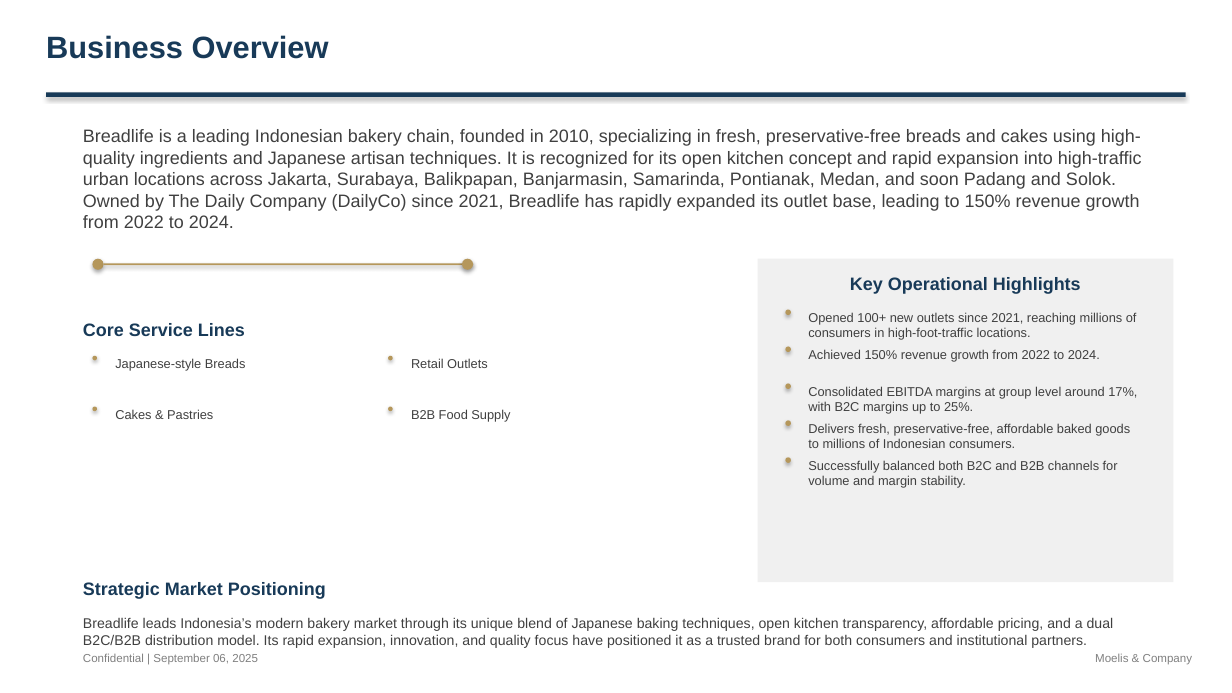
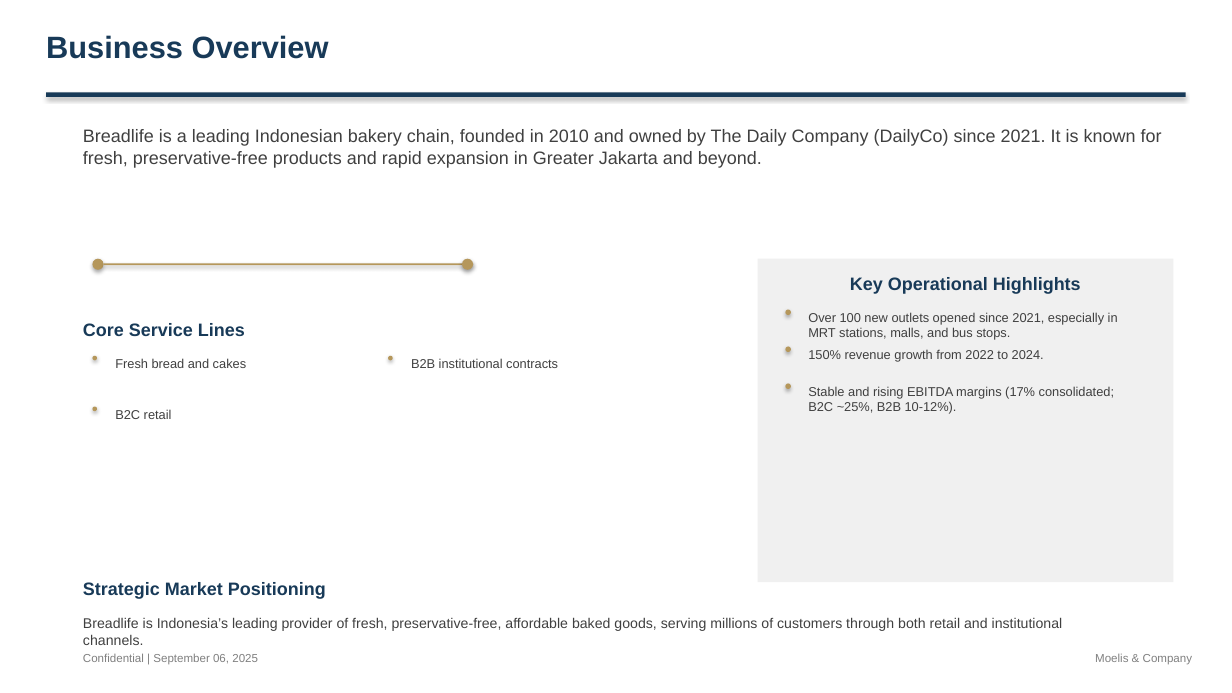
Before and after one commit to alinvb/slide_generator, a slide deck: slide 1 of ai_generated_deck.pptx. Drawn at 1232x693 pixels with LibreOffice and Linux fonts; fonts in the diff are those of the drawing. Boxes give left, top, right and bottom in pixels: in the first picture for what was removed or moved away, otherwise in the second. Text is boxed around its words. In the diff, an @@ line names an element or a change of style, - is before the commit and + after.

```diff
--- a/ai_generated_deck.pptx
+++ b/ai_generated_deck.pptx
@@ text at [83,129,1162,168]: text changed @@
-Breadlife is a leading Indonesian bakery chain, founded in 2010, specializing in fresh, preservative-free breads and cakes using high-quality ingredients and Japanese artisan techniques. It is recognized for its open kitchen concept and rapid expansion into high-traffic urban locations across Jakarta, Surabaya, Balikpapan, Banjarmasin, Samarinda, Pontianak, Medan, and soon Padang and Solok. Owned by The Daily Company (DailyCo) since 2021, Breadlife has rapidly expanded its outlet base, leading to 150% revenue growth from 2022 to 2024.
+Breadlife is a leading Indonesian bakery chain, founded in 2010 and owned by The Daily Company (DailyCo) since 2021. It is known for fresh, preservative-free products and rapid expansion in Greater Jakarta and beyond.
@@ text at [808,312,1118,340]: text changed @@
-Opened 100+ new outlets since 2021, reaching millions of consumers in high-foot-traffic locations.
+Over 100 new outlets opened since 2021, especially in MRT stations, malls, and bus stops.
@@ text at [115,358,246,368]: text changed @@
-Japanese-style Breads
+Fresh bread and cakes
@@ text at [411,358,558,368]: text changed @@
-Retail Outlets
+B2B institutional contracts
@@ text at [808,350,1044,362]: text changed @@
-Achieved 150% revenue growth from 2022 to 2024.
+150% revenue growth from 2022 to 2024.
@@ text at [808,386,1114,414]: text changed @@
-Consolidated EBITDA margins at group level around 17%, with B2C margins up to 25%.
+Stable and rising EBITDA margins (17% consolidated; B2C ~25%, B2B 10-12%).
@@ text at [115,409,172,419]: text changed @@
-Cakes & Pastries
+B2C retail
@@ ellipse removed at [388,407,393,411] @@
@@ text removed at [411,409,510,422] @@
-B2B Food Supply
@@ ellipse removed at [786,421,791,426] @@
@@ text removed at [808,423,1130,448] @@
-Delivers fresh, preservative-free, affordable baked goods to millions of Indonesian consumers.
@@ ellipse removed at [786,457,791,463] @@
@@ text removed at [808,460,1118,488] @@
-Successfully balanced both B2C and B2B channels for volume and margin stability.
@@ text at [83,617,1063,645]: text changed @@
-Breadlife leads Indonesia’s modern bakery market through its unique blend of Japanese baking techniques, open kitchen transparency, affordable pricing, and a dual B2C/B2B distribution model. Its rapid expansion, innovation, and quality focus have positioned it as a trusted brand for both consumers and institutional partners.
+Breadlife is Indonesia’s leading provider of fresh, preservative-free, affordable baked goods, serving millions of customers through both retail and institutional channels.
```
Also in this commit, not shown: 12 other slides changed, 5 slides added, 4 slides removed, 2 other files.
